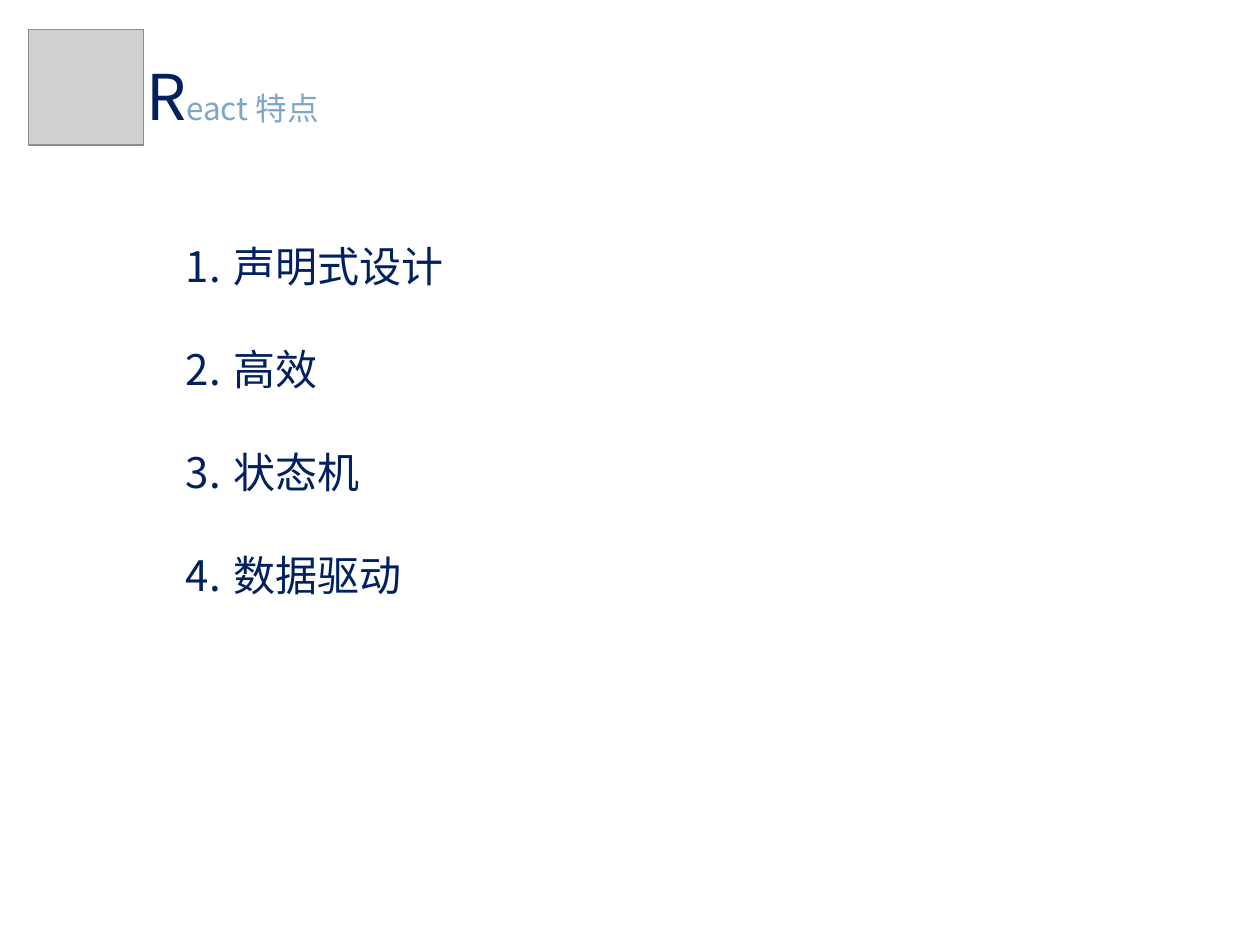
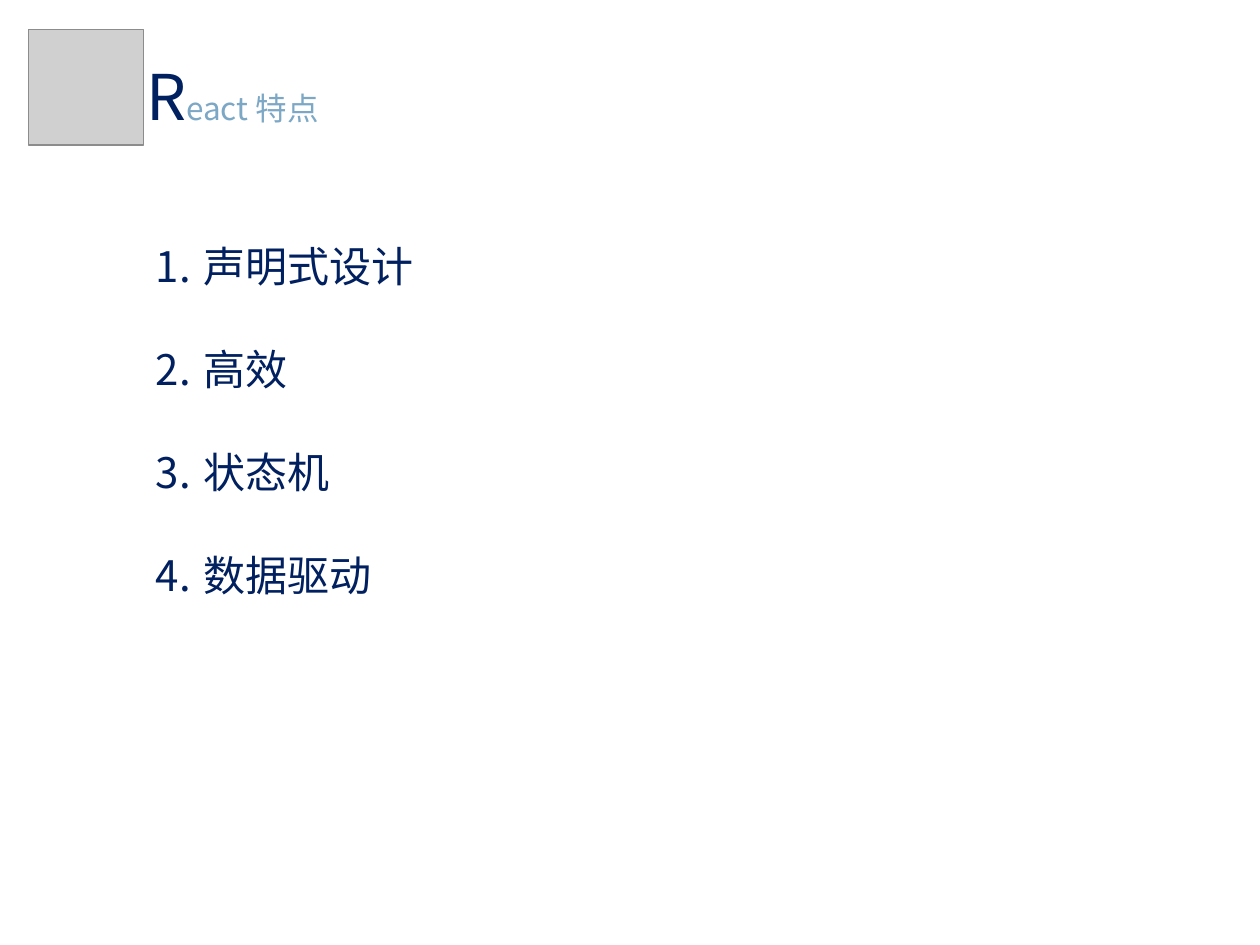
Before and after one commit to m544498510/may-web-app, a slide deck: slide 5 of new_doc/react share.pptx. Drawn at 1260x945 pixels with LibreOffice and Linux fonts; fonts in the diff are those of the drawing; grey boxes stand for pictures. Boxes give left, top, right and bottom in pixels: in the first picture for what was removed or moved away, otherwise in the second. Text is boxed around its words. In the diff, an @@ line names an element or a change of style, - is before the commit and + after.

```diff
--- a/new_doc/react share.pptx
+++ b/new_doc/react share.pptx
@@ text "声明式设计": place and size @@
-text "声明式设计" at (233, 246, 443, 595)
+text "声明式设计" at (203, 246, 413, 595)
```
Also in this commit, not shown: 6 other slides changed, 7 slides added, 1 other file.
